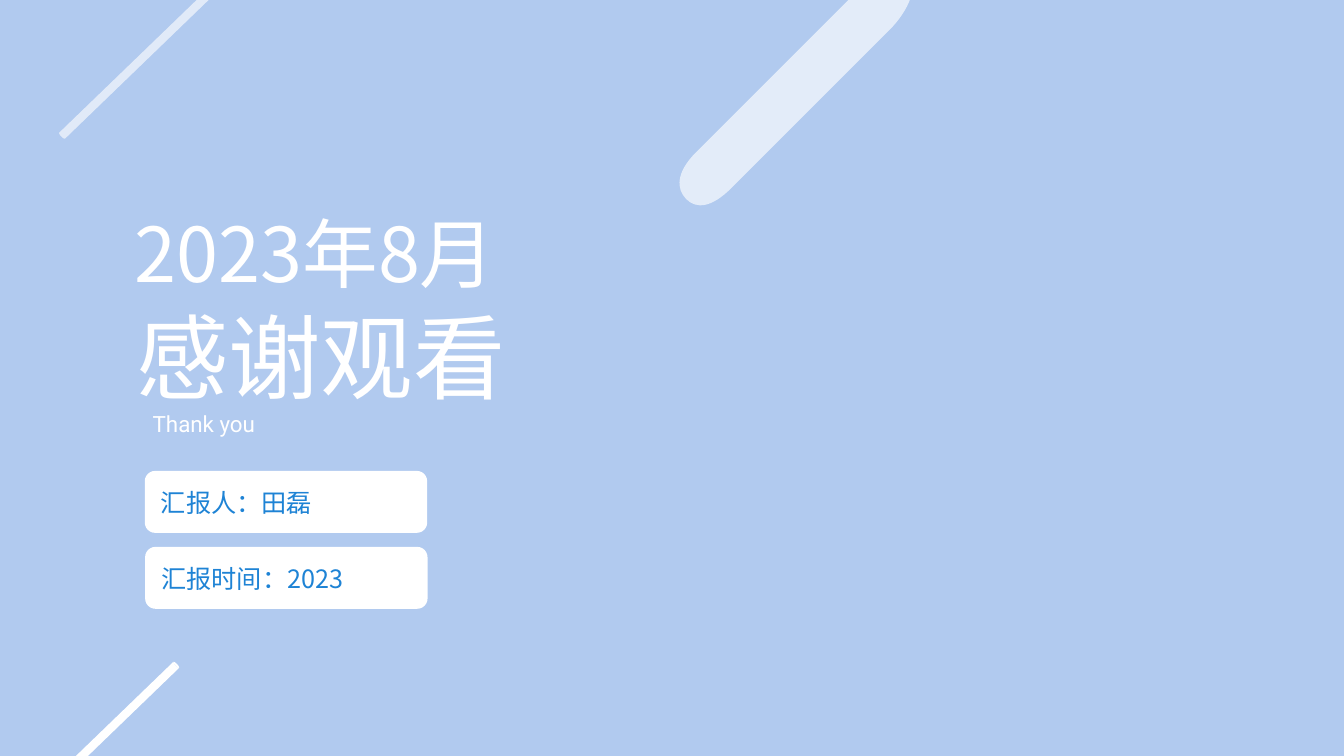
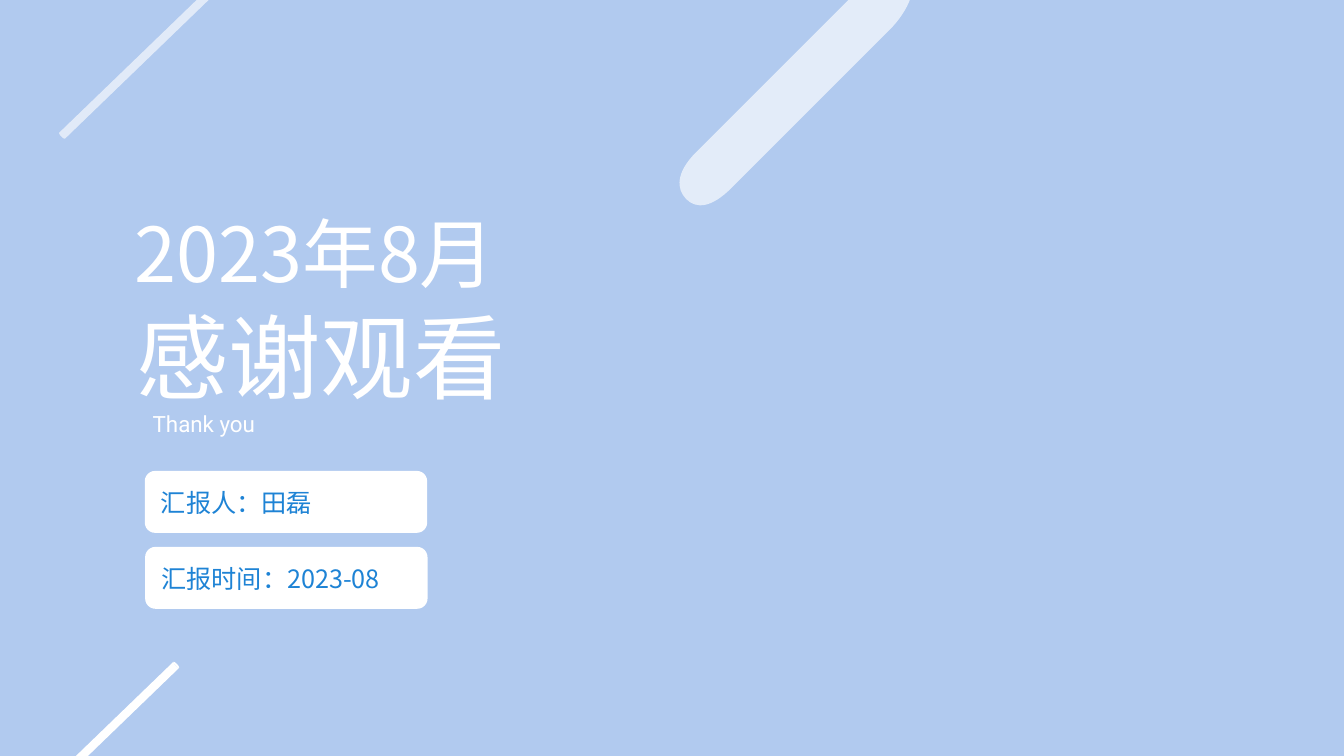
Before and after one commit to taylor840326/blog-vault, a slide deck: slide 20 of _posts/2023/08/开放接口API安全性.pptx (slide 14 before the commit). Drawn at 1344x756 pixels with LibreOffice and Linux fonts; fonts in the diff are those of the drawing; background and template pictures are left out. Boxes give left, top, right and bottom in pixels: in the first picture for what was removed or moved away, otherwise in the second. Text is boxed around its words. In the diff, an @@ line names an element or a change of style, - is before the commit and + after.

```diff
--- a/_posts/2023/08/开放接口API安全性.pptx
+++ b/_posts/2023/08/开放接口API安全性.pptx
@@ text at [161,567,380,590]: text changed @@
-汇报时间：2023
+汇报时间：2023-08
```
Also in this commit, not shown: 1 other slide changed, 6 slides added.
